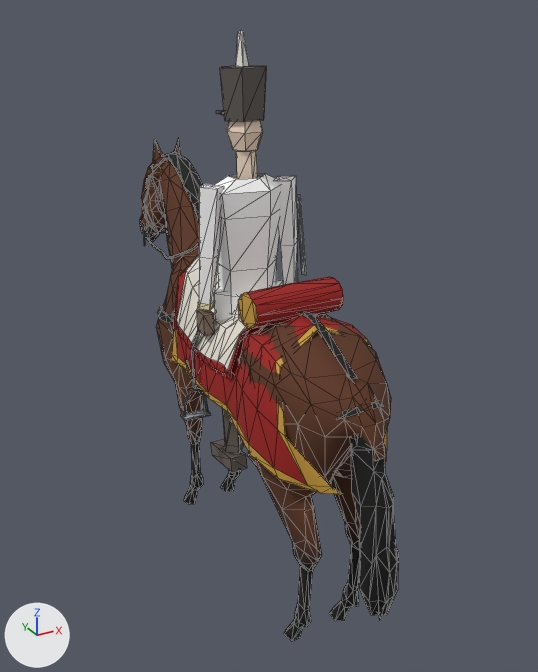
A saved change to the glTF model game/assets/models/cavalry_hx_c19_hussar_lod1.glb.
The view is the same before and after, from a camera (50 mm lens) standing at (-1.5, -2.82, 2.68) and looking at (0.11, 0.11, 1.22). Arrows for +X, +Y and +Z are at lower left; the lights stay in place. The picture after the commit comes second. Mesh edges are drawn as thin lines. Vertices at exactly the same position are counted once.

In view in the first picture: 'hx_c19_hussar_lod1'.
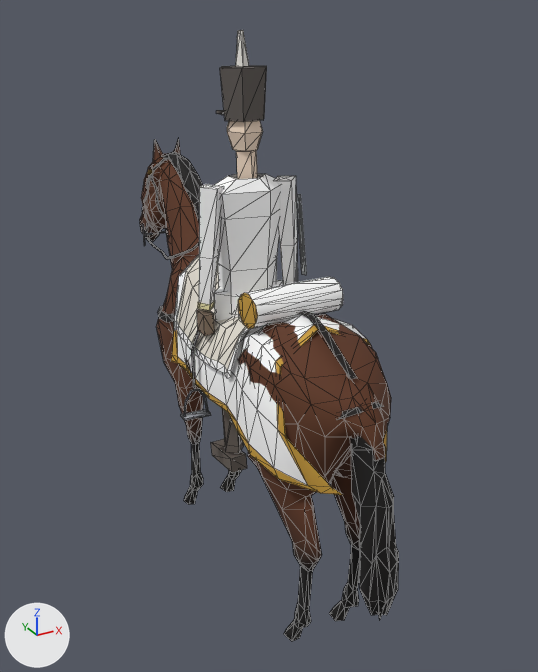
The change, as a list of edits to the scene's bpy script:
```text
Change me_hx_c19_hussar_lod1:
    where me_hx_c19_hussar_lod1.from_pydata(...)  # 1615 vertices, 2715 faces; spans x -0.34..0.34, y -1.07..1.48, z -0.02..2.6
    used by ob_hx_c19_hussar_lod1; location = (0.0, 0.0, 0.0)
    me_hx_c19_hussar_lod1 part 1: 198 faces centred in x -0.28..0.28, y -0.67..0.48, z 1.05..1.62 are repainted in the vertex colours; the middle colour goes from red #9e1a17 to white #ffffff
```

Location of each change, (x1, y1, x2, y2) in pixels of the pictures (538 x 672 px):
part 1 of me_hx_c19_hussar_lod1, recoloured (red to white)
    both: (174, 258, 366, 486)
